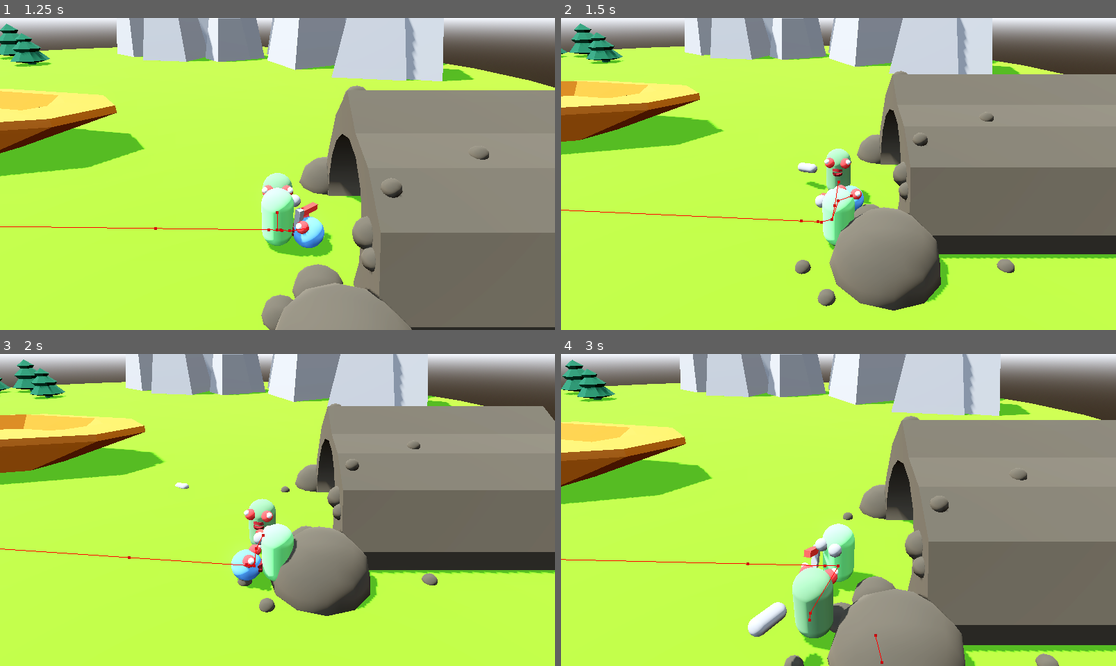
Above: before the commit, frames 1-4 (two rows, left to right).
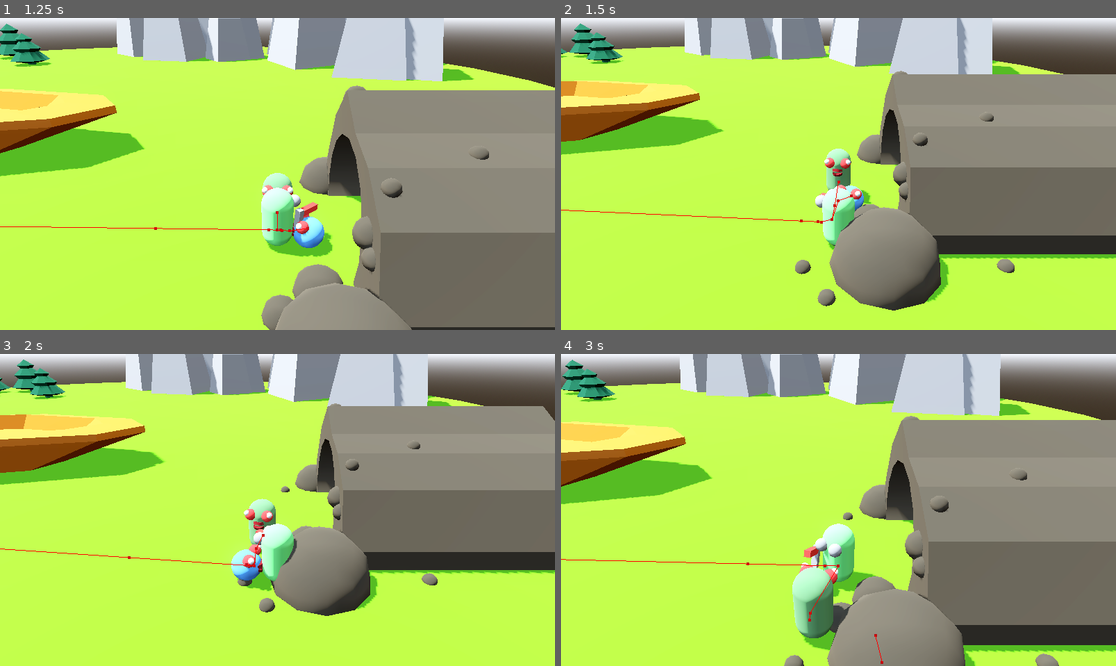
Above: after the commit, the same moments.

Repository: pithyjam-stack/zeppelins_and_zombies_jps
Game: Godot game, scene res://scenes/levels/level_grassy.tscn
The game is run twice, just before and just after one commit, with the same random seed, the same clock (stepped at 60 frames per second) and the same inputs.
Inputs (mouse positions are in pixels of both pictures, inside the frame that each line leads up to):
- Up to frame 1 (1.25 s): move the mouse to (399, 158) at 0.52 s; hold D (move_right) from 0.53 s (still down); tap E (interact) at 0.6 s; tap Space (move_jump) at 0.77 s
- Up to frame 2 (1.5 s): move the mouse to (727, 189) at 1.27 s; release D (move_right) at 1.28 s; hold S (move_backward) from 1.28 s (still down); click (727, 189) at 1.35 s
- Up to frame 3 (2 s): keep holding S (move_backward); tap Space (move_jump) at 1.52 s
- Up to frame 4 (3 s): move the mouse to (894, 441) at 2.02 s; release S (move_backward) at 2.03 s; hold D (move_right) 2.03-2.78 s; tap E (interact) at 2.1 s; move the mouse to (810, 572) at 2.77 s; hold W (move_forward) from 2.78 s (still down); click (810, 572) at 2.85 s

Frame 1 is identical in both runs. In frame 2, 0.2% of the frame differs, in the area x 42-49%, y 46-56%; in frame 3, less than 0.1%; in frame 4, 0.6%, in the area x 33-49%, y 79-100%.

Commit message:
update Zombie Shield
Zombie shield now takes damage from player projectile, which now deletes after hitting zombies or shield.

Diff:
--- a/project.godot
+++ b/project.godot
@@ -23,6 +23,7 @@
 
 Player=""
 Floor=""
+Enemy=""
 
 [input]
 
--- a/scenes/enemies/tall_shieldling.gd
+++ b/scenes/enemies/tall_shieldling.gd
@@ -3,7 +3,6 @@
 @export var zom_shield : PackedScene
 
 @onready var marker_3d: Marker3D = $ProtoModel/Marker3D
-
 
 func _ready() -> void:
 	super._ready()
--- a/scenes/enemies/tall_shieldling.tscn
+++ b/scenes/enemies/tall_shieldling.tscn
@@ -103,7 +103,7 @@
 [node name="AreaAttack" parent="ProtoModel" unique_id=688239943 instance=ExtResource("3_3enrb")]
 target_position = Vector3(0, -0.5, 1.5)
 
-[node name="HealthComponent" parent="." unique_id=263350021 instance=ExtResource("2_bocyf")]
+[node name="HealthComponent" parent="." unique_id=263350021 groups=["Enemy"] instance=ExtResource("2_bocyf")]
 
 [node name="NavigationAgent3D" type="NavigationAgent3D" parent="." unique_id=566375047]
 avoidance_enabled = true
--- a/scenes/enemies/zombie_shield.gd
+++ b/scenes/enemies/zombie_shield.gd
@@ -1,4 +1,6 @@
 extends Area3D
+
+class_name Zom_Armor
 
 @export var max_strength := 20.0
 @export var current_strength := 20.0
@@ -13,7 +15,8 @@
 	if health_component.current_health <= 0:
 		queue_free()
 
+
 # Placeholder for when player shoots shield
-func _on_body_entered(body: Node3D) -> void:
+func _on_area_entered(area: Area3D) -> void:
 	health_component.take_damage(2)
 	print("taking damage!")
--- a/scenes/enemies/zombie_shield.tscn
+++ b/scenes/enemies/zombie_shield.tscn
@@ -19,7 +19,7 @@
 [sub_resource type="BoxShape3D" id="BoxShape3D_ayr0k"]
 size = Vector3(1, 2, 0.2)
 
-[node name="ZombieShield" type="Area3D" unique_id=1805662466]
+[node name="ZombieShield" type="Area3D" unique_id=1805662466 groups=["Enemy"]]
 collision_layer = 9
 collision_mask = 5
 script = ExtResource("1_easwx")
@@ -47,4 +47,4 @@
 
 [node name="HealthComponent" parent="." unique_id=263350021 instance=ExtResource("3_6gb3l")]
 
-[connection signal="body_entered" from="." to="." method="_on_body_entered"]
+[connection signal="area_entered" from="." to="." method="_on_area_entered"]
--- a/scenes/weapons/projectile.gd
+++ b/scenes/weapons/projectile.gd
@@ -25,7 +25,8 @@
 
 
 func _on_body_entered(body: Node3D) -> void:
-	if body is Zombie:
+	if body is Zombie or Zom_Armor:
 		var health_com = body.get_node_or_null("HealthComponent")
 		if health_com:
 			health_com.take_damage(damage)
+			queue_free()
